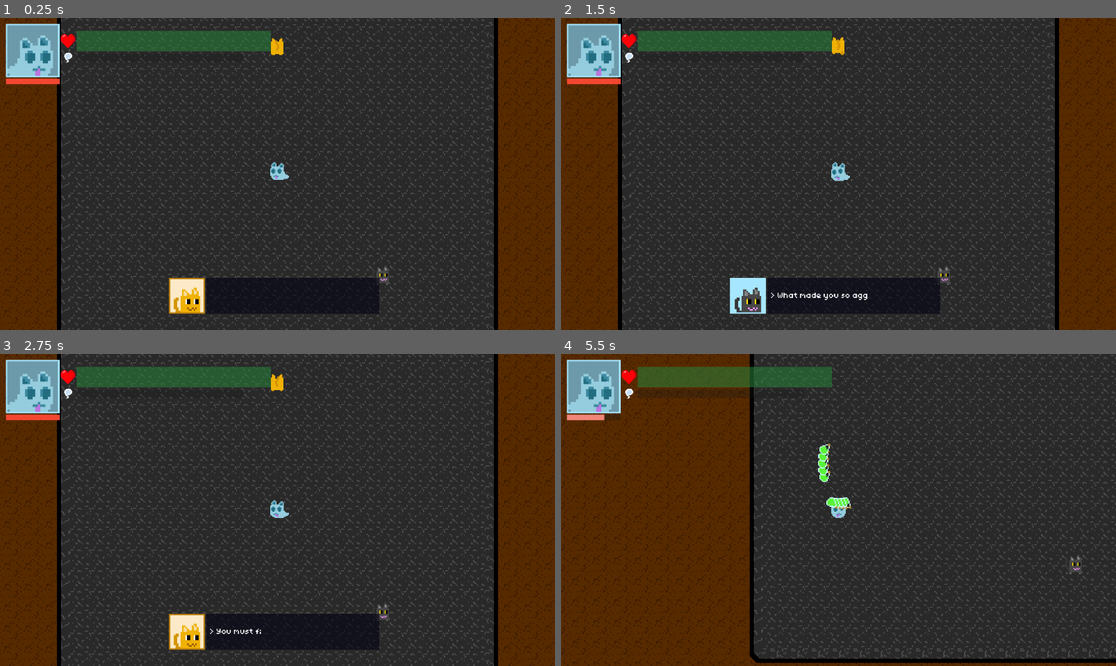
Above: before the commit, frames 1-4 (two rows, left to right).
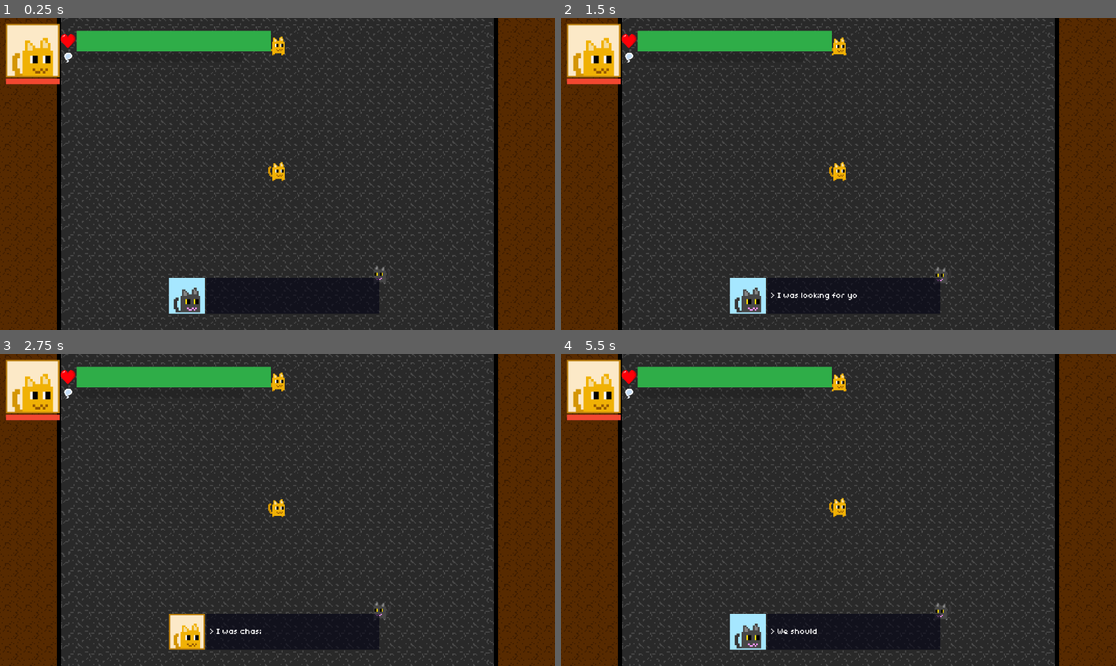
Above: after the commit, the same moments.

Repository: InvertedCarrot/PIXEL-JAM-2025
Game: Godot game, scene res://scenes/levels/dungeons/dungeon5.tscn
Same seed, same stepped clock (60 frames per second), same inputs: the game is played once before the commit and once after it.
Inputs (mouse positions are in pixels of both pictures, inside the frame that each line leads up to):
- Up to frame 1 (0.25 s): no input
- Up to frame 2 (1.5 s): tap Enter (ui_accept) at 0.5, 0.77 s; move the mouse to (960, 158) at 0.52 s; hold Right (right) 0.53-1.28 s; tap Space (attack) at 0.6 s; click (960, 158) at 0.67 s; tap V (harvest) at 0.8, 1.35 s; move the mouse to (727, 189) at 1.27 s; hold Down (down) from 1.28 s (still down)
- Up to frame 3 (2.75 s): tap Enter (ui_accept) at 1.52 s; tap C (swap_souls) at 1.55, 2.1 s; move the mouse to (333, 441) at 2.02 s; release Down (down) at 2.03 s; hold Right (right) from 2.03 s (still down); tap Space (attack) at 2.3 s
- Up to frame 4 (5.5 s): move the mouse to (810, 572) at 2.77 s; release Right (right) at 2.78 s; hold Up (up) 2.78-3.53 s; tap Space (attack) at 2.85, 4.55, 5.1 s; click (810, 572) at 2.92 s; tap Enter (ui_accept) at 3.02, 3.77, 4.52 s; tap V (harvest) at 3.05, 3.6, 5.3 s; move the mouse to (1005, 556) at 3.52 s; hold Left (left) 3.53-5.03 s; tap C (swap_souls) at 3.8, 4.35 s; move the mouse to (672, 463) at 4.27 s; move the mouse to (866, 510) at 5.02 s; hold Down (down) from 5.03 s (still down); click (866, 510) at 5.17 s

The runs differ from the first frame. In frame 1, 5.1% of the frame differs, in the area x 1-71%, y 1-95%; in frame 2, 4.5%; in frame 3, 4.4%; in frame 4, 48%, in the area x 0-100%, y 0-100%.

Commit message:
restricting possessing

Diff:
--- a/globals/globals.gd
+++ b/globals/globals.gd
@@ -4,7 +4,7 @@
 var player_health: float = -1
 var souls_harvested: float = 0
 var max_player_health: float = -1
-var player_entity: String = "soul"
+var player_entity: String = "cat"
 
 # Constants
 var SOUL_CAPACITY: float = 10
@@ -36,9 +36,9 @@
 const no_data = [1, 1]
 var ENTITIES_DATA = {
 	"cat": {
-		"health": same(1),
+		"health": same(100),
 		"damage": same(1),
-		"speed": same(300),
+		"speed": same(150),
 		"max_momentum_scalar": same(450),
 		"detect_zone_ranges": [550, 350, 200, 125] as Array[float],
 		"knockback_scalar": same(300),
@@ -49,7 +49,7 @@
 		"state_switch_cooldown": same(15)
 	},
 	"bird": {
-		"health": [1,1],
+		"health": [7, 15],
 		"damage": same(1),
 		"speed": [120, 240],
 		"max_momentum_scalar": same(400),
@@ -59,8 +59,7 @@
 		"idle_position_cooldown": [2, 1],
 		"strafe_timer": [0.8, 0.6],
 		"flee_timer": [2.5, 2],
-		"potion_amount": [2, 2
-		],
+		"potion_amount": [2, 10],
 	},
 	"fireball": {
 		"health": [5, 15],
@@ -89,13 +88,13 @@
 		"spore_amount": [20, 50]
 	},
 	"reaper": {
-		"health": same(1000),
-		"damage": same(1000),
+		"health": [15, 25],
+		"damage": [2, 3],
 		"speed": [75, 120],
 		"max_momentum_scalar": same(200),
-		"detect_zone_ranges": [500, 200, 1000, 0] as Array[float],
+		"detect_zone_ranges": [500, 200, 100, 0] as Array[float],
 		"knockback_scalar": [250, 350],
-		"attack_cooldown": same(0.1),
+		"attack_cooldown": [6, 4],
 		"idle_position_cooldown": same(2),
 		"strafe_timer": no_data,
 		"flee_timer": no_data,
@@ -112,6 +111,18 @@
 		"strafe_timer": no_data,
 		"flee_timer": no_data,
 	},
+	"npc_cat":{
+		"health": same(10),
+		"damage": same(0),
+		"speed": same(200),
+		"max_momentum_scalar": same(1),
+		"detect_zone_ranges": [150, 0, 0, 0] as Array[float],
+		"knockback_scalar": same(1),
+		"attack_cooldown": same(1),
+		"idle_position_cooldown": same(1),
+		"strafe_timer": no_data,
+		"flee_timer": no_data,
+	},
 	"evil_soul": {
 		"health": no_data,
 		"damage": no_data,
@@ -124,19 +135,8 @@
 		"strafe_timer": no_data,
 		"flee_timer": no_data,
 	},
-	"npc_cat":{
-		"health": same(10),
-		"damage": same(0),
-		"speed": same(200),
-		"max_momentum_scalar": same(1),
-		"detect_zone_ranges": [150, 0, 0, 0] as Array[float],
-		"knockback_scalar": same(1),
-		"attack_cooldown": same(1),
-		"idle_position_cooldown": same(1),
-		"strafe_timer": no_data,
-		"flee_timer": no_data,
-	}
-}
+}
+
 
 
 var ATTACK_ENTITIES_DATA = {
@@ -193,7 +193,7 @@
 }
 
 ## Level maintaining
-var current_dungeon = 5
+var current_dungeon = 0
 
 
 ## Dialogues
@@ -244,7 +244,7 @@
 	"game_over": "evil_soul"
 }
 
-var dialogue_index: int = 10
+var dialogue_index: int = 0
 
 var dialogues_in_order = dialogue_stages.keys()
 
--- a/scenes/entities/entity.gd
+++ b/scenes/entities/entity.gd
@@ -212,6 +212,8 @@
 
 	if (Globals.check_dialogue_state("game_over", 5, Globals.DONE) and entity_name=="evil_soul"):
 		queue_free()
+		Transition.change_scene("res://scenes/levels/dungeons/dungeon" + str(Globals.current_dungeon+1) +".tscn")
+		Globals.current_dungeon+=1
 
 	var player_ref = player_node.get_child(0)
 	var prev_momentum: Vector2 = momentum # momentum value of the previous frame
@@ -245,13 +247,13 @@
 			attack()
 			atk_timer.start()
 			attack_started.emit()
-		if Input.is_action_just_pressed("harvest") && entity_name != "soul":
+		if Input.is_action_just_pressed("harvest") && entity_name != "soul" && Globals.current_dungeon>=2:
 			for dead_enemy in dead_entities_in_range:
 				dead_enemy.queue_free()
 				Globals.souls_harvested = min(Globals.souls_harvested + 1, Globals.SOUL_CAPACITY)
 				scale_entity_stats()
 
-		if Input.is_action_just_pressed("swap_souls"):
+		if Input.is_action_just_pressed("swap_souls") && Globals.current_dungeon>=2:
 			swap_souls = true # the level script will handle the rest
 
 		# Update the attack timer of the UI every frame
--- /dev/null
+++ b/scenes/levels/dungeons/dungeon6.tscn
@@ -0,0 +1,33 @@
+[gd_scene load_steps=3 format=3 uid="uid://c6ckdmxbvdo0p"]
+
+[ext_resource type="PackedScene" uid="uid://c5djsy4nr40ou" path="res://scenes/levels/abstract_dungeon.tscn" id="1_6p6gr"]
+[ext_resource type="PackedScene" uid="uid://ceip7rxj8op5r" path="res://scenes/levels/rooms/closed_room.tscn" id="2_spxch"]
+
+[node name="Dungeon6" instance=ExtResource("1_6p6gr")]
+
+[node name="ClosedRoom" parent="Rooms" index="0" instance=ExtResource("2_spxch")]
+
+[node name="CanvasLayer" type="CanvasLayer" parent="." index="11"]
+
+[node name="ColorRect" type="ColorRect" parent="CanvasLayer" index="0"]
+anchors_preset = 15
+anchor_right = 1.0
+anchor_bottom = 1.0
+grow_horizontal = 2
+grow_vertical = 2
+
+[node name="Label" type="Label" parent="CanvasLayer" index="1"]
+anchors_preset = 8
+anchor_left = 0.5
+anchor_top = 0.5
+anchor_right = 0.5
+anchor_bottom = 0.5
+offset_left = -33.0
+offset_top = -11.5
+offset_right = 33.0
+offset_bottom = 11.5
+grow_horizontal = 2
+grow_vertical = 2
+scale = Vector2(8, 8)
+theme_override_colors/font_color = Color(0, 0, 0, 1)
+text = "You win!"
